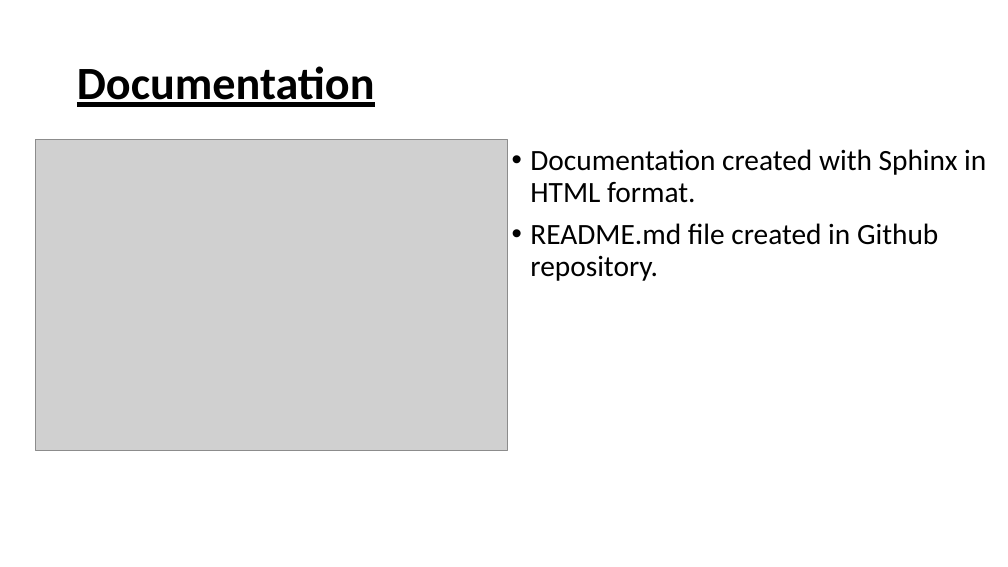
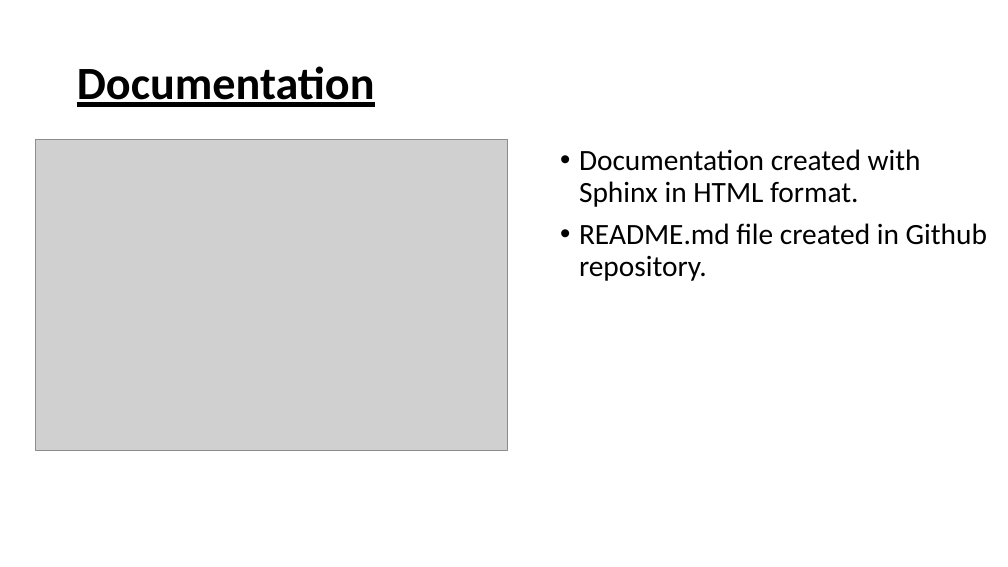
Before and after one commit to gatrikh/project_m05, a slide deck: slide 9 of presentation/presentation.pptx. Drawn at 1008x567 pixels with LibreOffice and Linux fonts; fonts in the diff are those of the drawing; grey boxes stand for pictures. Boxes give left, top, right and bottom in pixels: in the first picture for what was removed or moved away, otherwise in the second. Text is boxed around its words. In the diff, an @@ line names an element or a change of style, - is before the commit and + after.

Commit message:
Readme and presentation improvements

```diff
--- a/presentation/presentation.pptx
+++ b/presentation/presentation.pptx
@@ text "Documentation created with Sphinx in ..." rewrapped from (530,149,986,281) to (579,149,987,281) @@
```
Also in this commit, not shown: 3 other slides changed, 1 other file.
